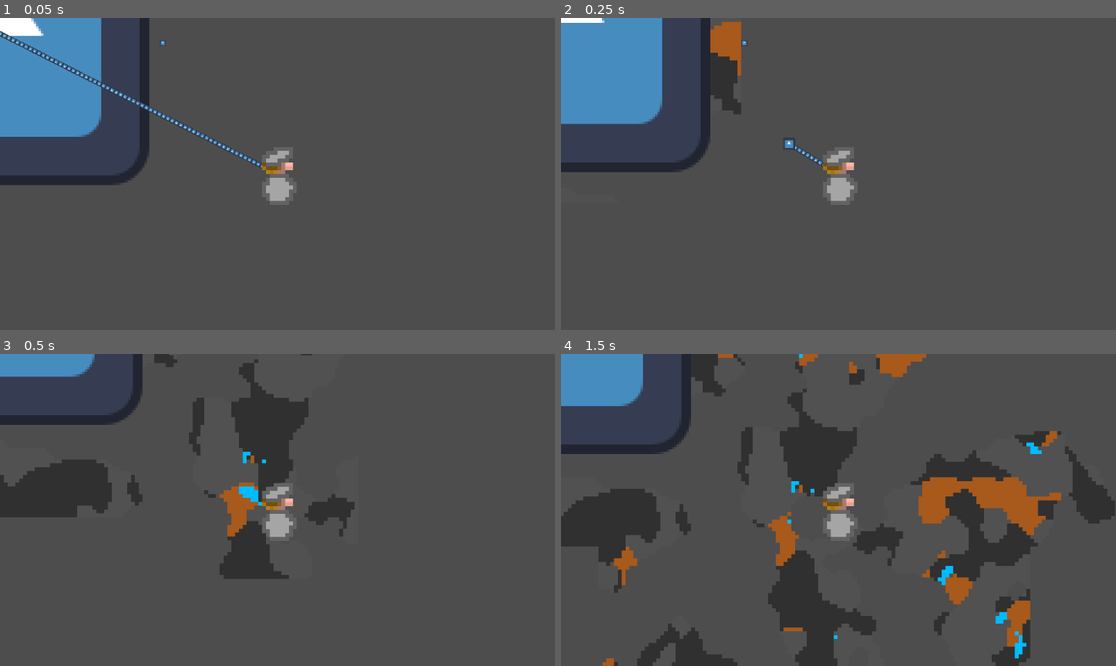
Above: before the commit, frames 1-4 (two rows, left to right).
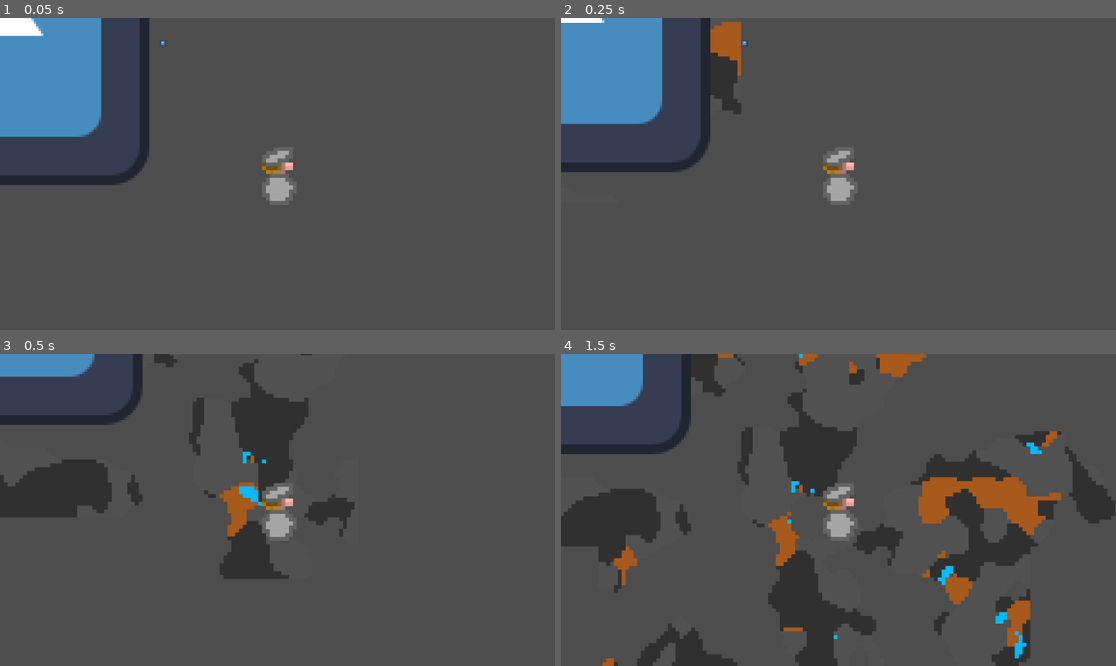
Above: after the commit, the same moments.

Repository: juusoHaaja/raketinheitin
Game: Godot game, scene res://function/world/main.tscn
The game is run twice, just before and just after one commit, with the same random seed, the same clock (stepped at 60 frames per second) and the same inputs. The engine's default icon, where the game draws it, is replaced by a stand-in: a white triangle on a blue panel in a dark square.
Inputs (mouse positions are in pixels of both pictures, inside the frame that each line leads up to):
- Up to frame 1 (0.05 s): no input
- Up to frame 2 (0.25 s): no input
- Up to frame 3 (0.5 s): no input
- Up to frame 4 (1.5 s): move the mouse to (960, 494) at 0.52 s; hold D (right) 0.53-1.28 s; click (960, 494) at 0.67 s; move the mouse to (727, 525) at 1.27 s; hold S (down) from 1.28 s (still down); click (727, 525) at 1.42 s

The runs differ from the first frame. In frame 1, 0.6% of the frame differs, in the area x 0-48%, y 4-49%; in frame 2, 0.1%; in frame 3, nothing differs; in frame 4, nothing differs.

Commit message:
grappling hook retraction lol

Diff:
--- a/function/player/grapple_line.gd
+++ b/function/player/grapple_line.gd
@@ -51,16 +51,12 @@
 
     update_line()
 
+    if check_if_empty_terrain(anchor):
+        reel_in()
+
 
 func update_anchor(global_pos: Vector2):
     anchor = global_pos
-
-
-func _unhandled_input(event: InputEvent):
-    if event is InputEventMouseButton and event.pressed:
-        if event.button_index == MOUSE_BUTTON_MIDDLE:
-            var direction = (get_global_mouse_position() - player.global_position).normalized()
-            shoot(player.global_position, direction)
 
 
 func get_angle_vector() -> Vector2:
@@ -129,3 +125,17 @@
 
 func update_line():
     line2d.set_point_position(1, to_local(anchor))
+
+
+func check_if_empty_terrain(pos: Vector2) -> bool:
+    var chunk_parent := ChunkParent.instance
+
+    var cooler_pos = pos - Vector2(2.0, 2.0)
+
+    for i in 3:
+        for j in 3:
+            var even_cooler_pos = cooler_pos + Vector2(i, j)
+            if chunk_parent.api_get_tile_pos(chunk_parent.snap_global_to_grid(even_cooler_pos)) != 0:
+                return false
+
+    return true
--- a/function/player/player.tscn
+++ b/function/player/player.tscn
@@ -1,7 +1,6 @@
 [gd_scene format=3 uid="uid://cdagrd1fdco81"]
 
 [ext_resource type="Script" uid="uid://cor860stbs6x1" path="res://function/player/player.gd" id="1_p57aj"]
-[ext_resource type="PackedScene" uid="uid://d2k2ir7yhnfr2" path="res://function/player/grapple_line.tscn" id="3_c0i3b"]
 [ext_resource type="Texture2D" uid="uid://bhdkrfmh54jox" path="res://art/player/mina.png" id="3_jgmqg"]
 [ext_resource type="PackedScene" uid="uid://dr015heujwhl" path="res://function/world/resources/inventory.tscn" id="4_jgmqg"]
 [ext_resource type="PackedScene" uid="uid://b2yijowbrjpyp" path="res://function/audio/sfx/sound_effect.tscn" id="5_qdvee"]
@@ -31,8 +30,6 @@
 script = ExtResource("1_p57aj")
 
 [node name="Lines" type="Node" parent="." unique_id=1167023238]
-
-[node name="GrappleLine" parent="Lines" unique_id=865385783 instance=ExtResource("3_c0i3b")]
 
 [node name="Sprite2D" type="Sprite2D" parent="." unique_id=563901597]
 z_index = 1
--- a/function/world/main.gd
+++ b/function/world/main.gd
@@ -32,6 +32,9 @@
             circle_tool.set_radius(circle_tool.radius - 0.5)
             print("Explosion radius: ", circle_tool.radius)
 
+        if event.button_index == MOUSE_BUTTON_MIDDLE:
+            shoot_grappling_hook()
+
 func shoot_rocket():
     if projectile_scene == null:
         push_error("Assign projectile scene in inspector!")
@@ -55,7 +58,7 @@
 
 
 func shoot_grappling_hook():
-    if projectile_scene == null:
+    if grappling_hook_scene == null:
         push_error("Assign hook projectile scene in inspector!")
         return
 
@@ -69,7 +72,7 @@
         push_error("Failed to find player")
         return
 
-    grappling_hook.reparent(player.line_holder, false)
+    player.line_holder.add_child(grappling_hook)
 
     var start_pos = get_viewport_rect().size / 2.0
     start_pos = get_canvas_transform().affine_inverse() * start_pos
--- a/function/world/main.tscn
+++ b/function/world/main.tscn
@@ -4,12 +4,14 @@
 [ext_resource type="PackedScene" uid="uid://mbw4ot8ba0xc" path="res://function/world/chunk_parent.tscn" id="2_7nlgr"]
 [ext_resource type="PackedScene" uid="uid://qxeheckf7g0j" path="res://function/world/projectiles/projectile.tscn" id="2_8sgfh"]
 [ext_resource type="PackedScene" uid="uid://cdagrd1fdco81" path="res://function/player/player.tscn" id="3_6qdvf"]
+[ext_resource type="PackedScene" uid="uid://d2k2ir7yhnfr2" path="res://function/player/grapple_line.tscn" id="3_oq4x4"]
 [ext_resource type="PackedScene" uid="uid://bodvfx5et6e3x" path="res://function/world/resources/gem.tscn" id="5_sg8pp"]
 [ext_resource type="PackedScene" uid="uid://bjbwuadrrmb67" path="res://function/world/resources/shop.tscn" id="6_eagr0"]
 
 [node name="Main" type="Node2D" unique_id=184280079 node_paths=PackedStringArray("player")]
 script = ExtResource("1_6s3bf")
 projectile_scene = ExtResource("2_8sgfh")
+grappling_hook_scene = ExtResource("3_oq4x4")
 player = NodePath("Player")
 
 [node name="Player" parent="." unique_id=58689154 instance=ExtResource("3_6qdvf")]
